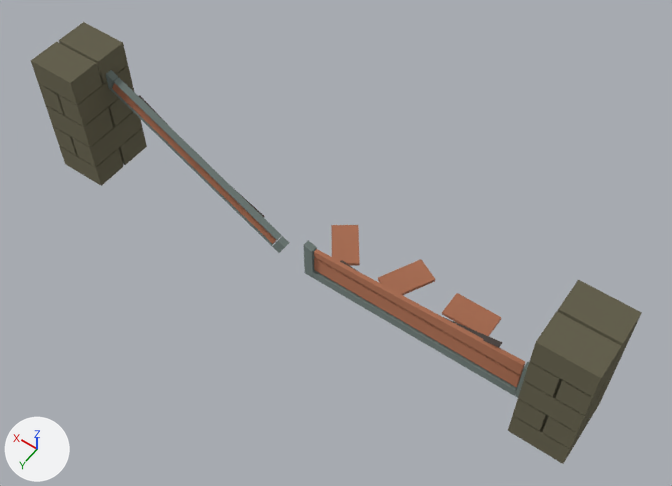
A saved change to the FBX model entregas/teo-modelado/muro-estados/puerta_vehiculos/SM_PuertaVehiculos_v2_Tablones_e2_MuyDanado_LOD1.fbx.
Both versions are drawn from a camera (50 mm lens) standing at (-5.56, 6.97, 12.16) and looking at (-0.5, -0.12, 1.02). The axes (+X, +Y, +Z) are drawn at lower left. The lights are the same throughout. The picture after the commit comes second. Where no turn or scale is listed for an object, it has been applied to the vertices.

Names of what the first picture shows: 'Hoja_E', 'Hoja_O', 'SM_bloques.puerta_estados_v10_LOD1'.
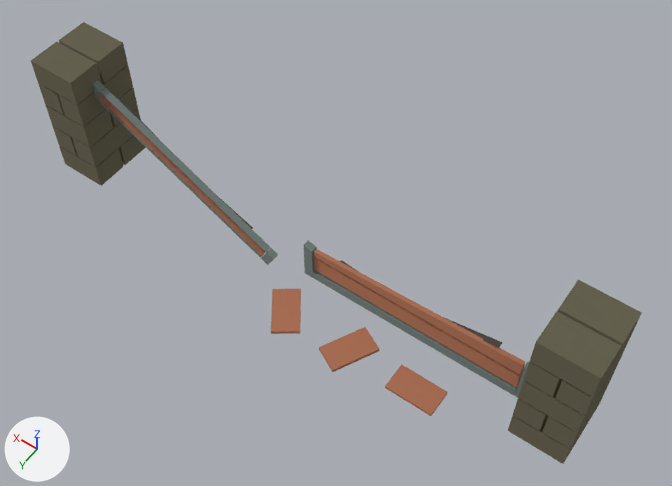
The change in detail:
me_hoja_e is used by ob_hoja_e; location (3.99, 0.0, 0.0).
me_hoja_e had 88 vertices, 66 faces and spanned x -3.5..0.14, y -0.26..-0.09, z -0.06..2.1.
me_hoja_e now has 88 vertices, 66 faces and spans x -3.5..0.14, y 0.04..0.21, z -0.06..2.1.
me_hoja_e part 4: the whole mesh is moved by (0.0, 0.3, 0.0).
me_sm_bloques_puerta_estados_v10_lod1_001 is used by ob_sm_bloques_puerta_estados_v10_lod1; location (0.0, 0.0, 0.0).
me_sm_bloques_puerta_estados_v10_lod1_001 had 184 vertices, 138 faces and spanned x -4.89..4.89, y -1.26..0.58, z 0.01..2.39.
me_sm_bloques_puerta_estados_v10_lod1_001 now has 184 vertices, 138 faces and spans x -4.89..4.89, y -0.58..1.26, z 0.01..2.39.
me_sm_bloques_puerta_estados_v10_lod1_001 part 1: the loose piece of 8 vertices spanning x -3.0..-2.2, y -1.02..-0.58, z 0.01..0.07 is moved by (0.0, 1.6, 0.0).
me_sm_bloques_puerta_estados_v10_lod1_001 part 2: the loose piece of 8 vertices spanning x -1.78..-1.02, y -1.26..-0.34, z 0.01..0.07 is moved by (0.0, 1.6, 0.0).
me_sm_bloques_puerta_estados_v10_lod1_001 part 3: the loose piece of 8 vertices spanning x -0.62..0.22, y -1.26..-0.34, z 0.01..0.07 is moved by (0.0, 1.6, 0.0).

Changed parts and their boxes [x1, y1, x2, y2] in the pictures (672 x 486 px; the box of a moved part takes in the faces that stretch with it):
'Hoja_E', moved
    before: [106, 70, 289, 253]
    after: [92, 80, 278, 265]
part 1 of me_sm_bloques_puerta_estados_v10_lod1_001, moved or reshaped
    before: [442, 293, 501, 336]
    after: [385, 365, 448, 416]
part 2 of me_sm_bloques_puerta_estados_v10_lod1_001, moved or reshaped
    before: [378, 259, 435, 295]
    after: [319, 327, 380, 372]
part 3 of me_sm_bloques_puerta_estados_v10_lod1_001, moved or reshaped
    before: [331, 225, 360, 266]
    after: [271, 289, 301, 334]
